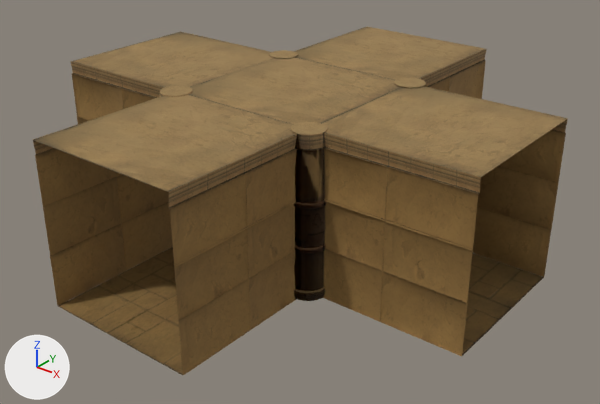
One commit to the FBX model GDApp/GDAppContent/Assets/Models/Maze/m_Cross01.FBX: the scene before it, then after it.
Rendered twice from a 50 mm camera at (7.7, -9.5, 6.51) aimed at (0.23, -0.16, 0.73). The axes (+X, +Y, +Z) are drawn at lower left. The lights are the same throughout. Where no turn or scale is listed for an object, it has been applied to the vertices. Vertices at the same position are counted once.

Script lines for the objects in view, before the commit:
```python
me_mesh = bpy.data.meshes.new('Mesh')
me_mesh.from_pydata(...)  # 3584 vertices, 6019 faces; spans x -3.82..3.81, y -3.82..3.82, z 0.0..2.55
me_mesh.materials.append(mat_07___default)  # picture img_basetile01_diffuse_png
ob_m_cross01 = bpy.data.objects.new('m_Cross01', me_mesh)
ob_m_cross01.location = (0.0, 0.0, 0.0)
```
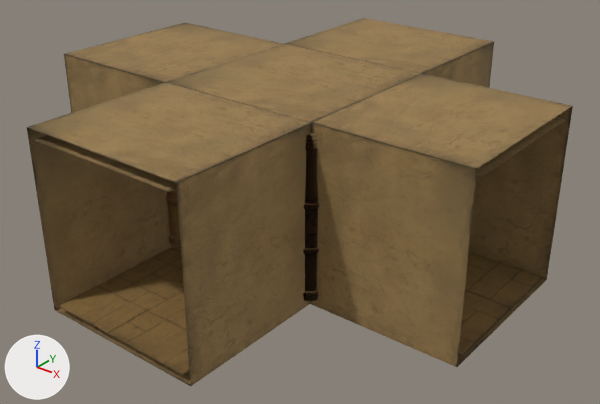
The edits, one by one:
me_mesh is used by ob_m_cross01; location (0.0, 0.0, 0.0).
me_mesh had 3584 vertices, 6019 faces and spanned x -3.82..3.81, y -3.82..3.82, z 0.0..2.55.
me_mesh now has 2032 vertices, 3847 faces and spans x -3.81..3.81, y -3.81..3.81, z -0.11..2.69.
me_mesh part 1: a new loose piece of 24 vertices spanning x -3.81..3.81, y -3.81..3.81, z -0.11..2.69, in mat_07___default (picture img_basetile01_diffuse_png).
me_mesh part 2: 25 loose pieces with 1149 vertices, spanning x -3.82..3.81, y -3.82..3.82, z 0.0..2.55, are deleted.
me_mesh part 3: 122 vertices removed from x 1.22..3.81, y 1.22..3.81, z 0.0..0.82.
me_mesh part 4: 122 vertices removed from x -3.81..-1.22, y -3.81..-1.22, z 0.0..0.82.
me_mesh part 5: 122 vertices removed from x 1.22..3.81, y -3.81..-1.22, z 0.0..0.82.

Boxes [x1, y1, x2, y2] around the edits, measured in the pictures (600 x 404 px):
'm_Cross01', reshaped
    before: [33, 26, 568, 375]
    after: [27, 18, 573, 386]
part 1 of me_mesh, added (brown)
    after: [27, 18, 573, 386]
part 2 of me_mesh, deleted (brown)
    before: [33, 26, 568, 321]
part 3 of me_mesh, deleted (brown)
    before: [472, 207, 551, 296]
part 4 of me_mesh, deleted (brown)
    before: [50, 202, 173, 324]
part 5 of me_mesh, deleted (brown)
    before: [168, 249, 475, 375]
